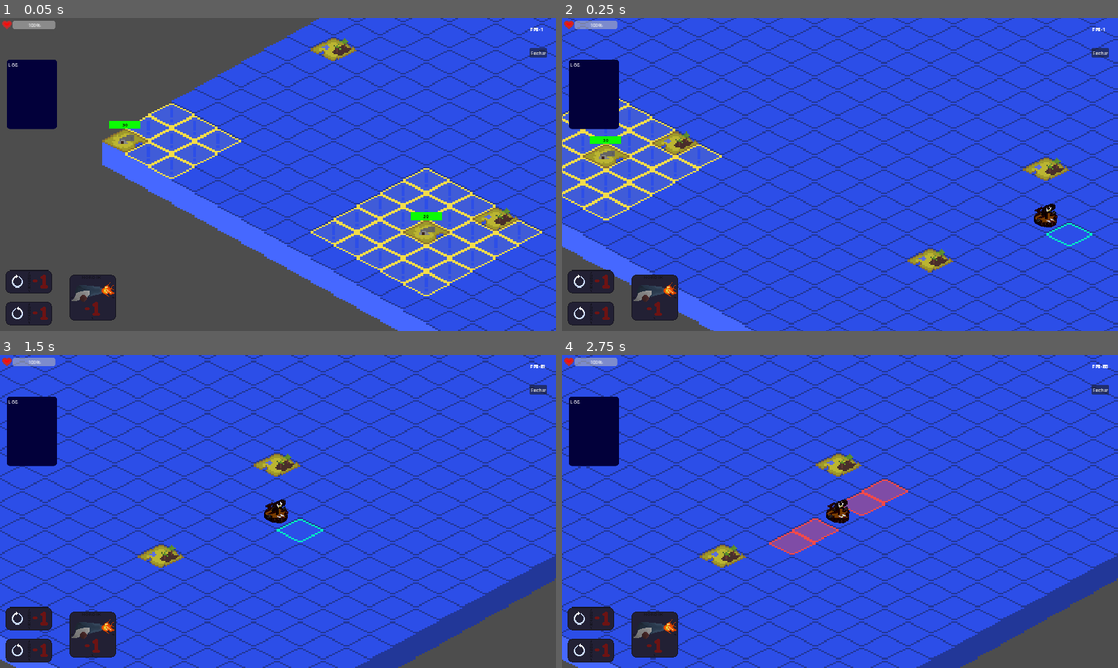
Above: before the commit, frames 1-4 (two rows, left to right).
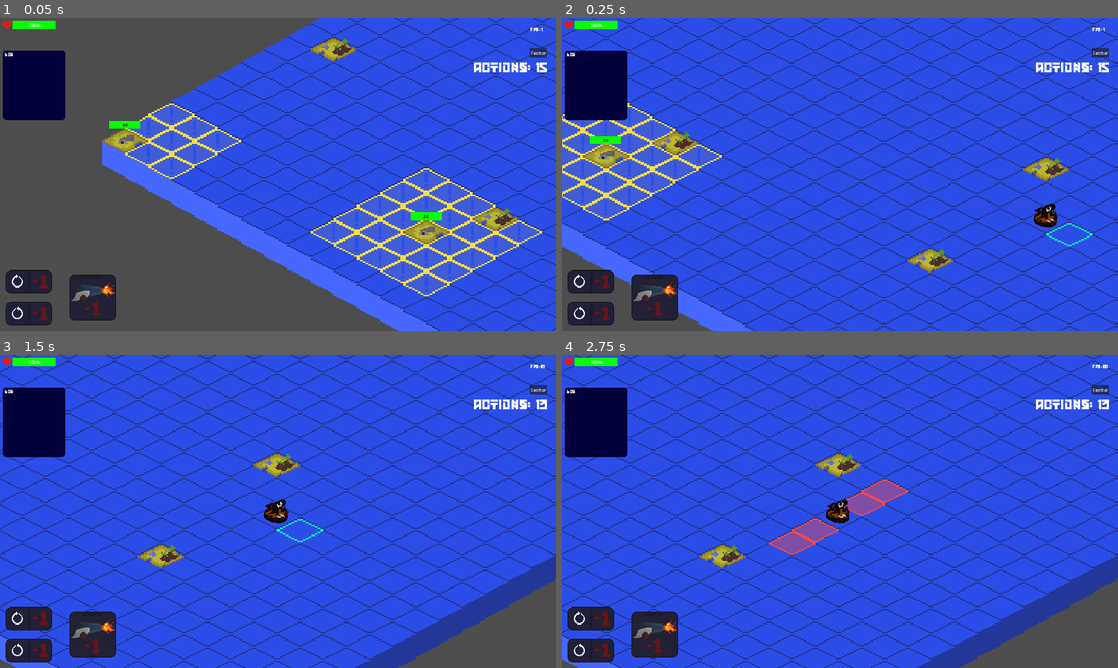
Above: after the commit, the same moments.

Repository: alescrocaro/nordik_konquer
Game: Godot game, scene res://world.tscn
The game is run twice, just before and just after one commit, with the same random seed, the same clock (stepped at 60 frames per second) and the same inputs.
Inputs (mouse positions are in pixels of both pictures, inside the frame that each line leads up to):
- Up to frame 1 (0.05 s): no input
- Up to frame 2 (0.25 s): no input
- Up to frame 3 (1.5 s): click (27, 617) at 0.5 s; click (27, 649) at 1.25 s
- Up to frame 4 (2.75 s): click (656, 633) at 2 s

The runs differ from the first frame. In frame 1, 1.5% of the frame differs, in the area x 0-99%, y 0-36%; in frame 2, 1.5%; in frame 3, 1.5%; in frame 4, 1.5%.

Commit message:
Add: combat mode

Diff:
--- a/GameBoard/GameManager.gd
+++ b/GameBoard/GameManager.gd
@@ -114,6 +114,7 @@
 		distanceY = -distanceY
 
 	return distanceX + distanceY - 1
+#end func calculateDistance
 
 func countFinishedEnemyTurn():
 	print('count')
@@ -124,3 +125,5 @@
 		islandEnemiesFinishedTurnAmount = 0
 		finishedEnemyTurn.emit()
 		startedPlayerTurn.emit()
+	#end if
+#end func countFinishedEnemyTurn
--- /dev/null
+++ b/LabelActionsAmount.gd
@@ -0,0 +1,7 @@
+extends Label
+
+@onready var gameManager: GameManager = get_node('/root/GameManager')
+
+# Called every frame. 'delta' is the elapsed time since the previous frame.
+func _process(delta):
+	text = "ACTIONS: " + str(gameManager.actions)
--- /dev/null
+++ b/LabelCombatMode.gd
@@ -0,0 +1,19 @@
+extends Label
+
+@onready var player: Player = get_node('/root/GameManager/Player')
+
+# Called when the node enters the scene tree for the first time.
+func _ready():
+	if player.currentTile.warningAmount > 0:
+		visible = true
+		player.combatMode = true
+
+
+# Called every frame. 'delta' is the elapsed time since the previous frame.
+func _process(delta):
+	if player.currentTile.warningAmount > 0 && !visible:
+		visible = true
+		player.combatMode = true
+	elif player.currentTile.warningAmount < 1 && visible:
+		visible = false
+		player.combatMode = false
--- a/Map/Map.gd
+++ b/Map/Map.gd
@@ -56,8 +56,13 @@
 	if (
 		gameManager.isPlayerTurn
 	):
-		if (player.getSelectablePosition()):
-			set_cell(1, player.getSelectablePosition(), 1, Vector2i(0, 0))
+		var targetPosition = player.getSelectablePosition()
+		if targetPosition:
+			if player.combatMode:
+				if tileMapDict[ str(targetPosition) ].warningAmount > 0:
+					set_cell(1, targetPosition, 1, Vector2i(0, 0))
+			else:
+				set_cell(1, targetPosition, 1, Vector2i(0, 0))
 		#end if
 	#end if
 #end func _process
@@ -176,7 +181,7 @@
 			if (
 				tileMapDict.has( str(gridPosition + Vector2i(-x, -y)) ) && (
 					tileMapDict[str(gridPosition + Vector2i(-x, -y)) ].type == 'Ocean' ||
-					tileMapDict[str(gridPosition + Vector2i(-x, -y)) ].type == 'Ocean'
+					tileMapDict[str(gridPosition + Vector2i(-x, -y)) ].type == 'Player'
 				)
 			):
 				tileMapDict[ str(gridPosition + Vector2i(-x, -y)) ].warningAmount -= 1
--- a/Player/Player.gd
+++ b/Player/Player.gd
@@ -19,6 +19,7 @@
 @onready var isAttackingWithCannon: bool = false
 
 var currentTile
+var combatMode = false
 
 
 
@@ -53,9 +54,15 @@
 		Input.is_action_just_pressed('mouse_left') &&
 		canSelectPosition()
 	):
-		self.global_position = Vector2i(map.selectedGlobalPosition) + Vector2i(1, -12)
-		currentTile = updatePosition(currentTile)
-		doAction.emit()
+		if combatMode:
+			if map.tileMapDict[ str(map.selectedGridPosition) ].warningAmount > 0:
+				self.global_position = Vector2i(map.selectedGlobalPosition) + Vector2i(1, -12)
+				currentTile = updatePosition(currentTile)
+				doAction.emit()
+		else:
+			self.global_position = Vector2i(map.selectedGlobalPosition) + Vector2i(1, -12)
+			currentTile = updatePosition(currentTile)
+			doAction.emit()
 
 	#end if
 #end func moveByMouseClick
@@ -119,7 +126,6 @@
 			map.tileMapDict.has( str(currentTile.gridPosition - Vector2i(-1,0)) ) &&
 			map.tileMapDict[ str(currentTile.gridPosition - Vector2i(-1,0)) ].type == 'Ocean' &&
 			playerSprite.get_frame() == 1
-
 		):
 			return currentTile.gridPosition - Vector2i(-1,0)
 		#end if
@@ -138,8 +144,7 @@
 			return currentTile.gridPosition - Vector2i(1,0)
 		#end if
 	#end if
-#end if
-#end func canSelectPosition
+#end func getSelectablePosition
 
 func canSelectPosition():
 	if !isAttackingWithCannon && map.tileMapDict.has( str(map.selectedGridPosition) ):
@@ -172,12 +177,22 @@
 #end func canSelectPosition
 
 func hurtByEnemy(damageTaken):
-	if currentHealth > 0:
+	if (currentHealth - damageTaken) < 0:
+		currentHealth = 0
+	else:
 		currentHealth -= damageTaken
 
-		print('currentHealth after damage: ', currentHealth)
-		healthChanged.emit()
+	print('currentHealth after damage: ', currentHealth)
+	healthChanged.emit()
 #end func hurtByEnemy
+
+func heal(amount):
+	if (currentHealth + amount) >= maxHealth:
+		currentHealth = maxHealth
+	else:
+		currentHealth += amount
+
+	healthChanged.emit()
 
 func canDoCannonAttack():
 	if (
--- a/uis/LifeBar/HealthBar.gd
+++ b/uis/LifeBar/HealthBar.gd
@@ -9,8 +9,22 @@
 ########## FUNCS ##########
 func _ready():
 	print(player)
+	max_value = player.maxHealth
 	player.healthChanged.connect(update)
 	update()
 
 func update():
-	value = player.currentHealth * 100 / player.maxHealth
+	value = player.currentHealth
+	if value > (2*player.maxHealth/3):
+		var sb = StyleBoxFlat.new()
+		add_theme_stylebox_override("fill", sb)
+		sb.bg_color = Color("0bfc03")
+	elif value > (player.maxHealth/3) && value <= (2*player.maxHealth/3):
+		var sb = StyleBoxFlat.new()
+		add_theme_stylebox_override("fill", sb)
+		sb.bg_color = Color("ffff00")
+	elif value > 0 && value <= (player.maxHealth/3):
+		var sb = StyleBoxFlat.new()
+		add_theme_stylebox_override("fill", sb)
+		sb.bg_color = Color("ff0d00")
+#end func update
--- a/world.tscn
+++ b/world.tscn
@@ -14,6 +14,8 @@
 [ext_resource type="Texture2D" uid="uid://bqqumoivxa7o3" path="res://assets/card_cannon_atack.png" id="10_hgpv5"]
 [ext_resource type="Script" path="res://uis/FPS.gd" id="12_r72cf"]
 [ext_resource type="Script" path="res://uis/Button.gd" id="13_gx0n7"]
+[ext_resource type="Script" path="res://LabelCombatMode.gd" id="15_2f8os"]
+[ext_resource type="Script" path="res://LabelActionsAmount.gd" id="16_6sm1a"]
 
 [sub_resource type="StyleBoxEmpty" id="StyleBoxEmpty_au1ld"]
 
@@ -228,10 +230,33 @@
 
 [node name="LOG" type="Label" parent="CanvasLayer/HudManager"]
 layout_mode = 0
-offset_left = 23.0
-offset_top = 143.0
-offset_right = 197.0
-offset_bottom = 383.0
+offset_left = 10.0
+offset_top = 112.0
+offset_right = 226.0
+offset_bottom = 352.0
+theme_override_fonts/font = ExtResource("3_5dxoa")
 theme_override_styles/normal = SubResource("StyleBoxFlat_tqddb")
 text = "LOG"
 clip_text = true
+
+[node name="LabelCombatMode" type="Label" parent="CanvasLayer/HudManager"]
+layout_mode = 0
+offset_left = 531.0
+offset_top = 29.0
+offset_right = 1438.0
+offset_bottom = 198.0
+theme_override_fonts/font = ExtResource("3_5dxoa")
+theme_override_font_sizes/font_size = 128
+text = "COMBAT MODE"
+script = ExtResource("15_2f8os")
+
+[node name="LabelActionsAmount" type="Label" parent="CanvasLayer/HudManager"]
+layout_mode = 0
+offset_left = 1635.0
+offset_top = 150.0
+offset_right = 1875.0
+offset_bottom = 220.0
+theme_override_fonts/font = ExtResource("3_5dxoa")
+theme_override_font_sizes/font_size = 48
+text = "ACTIONS: 5"
+script = ExtResource("16_6sm1a")
Not shown, added: export_presets.cfg
Not shown: 1 places in world.tscn that only renumber resources
